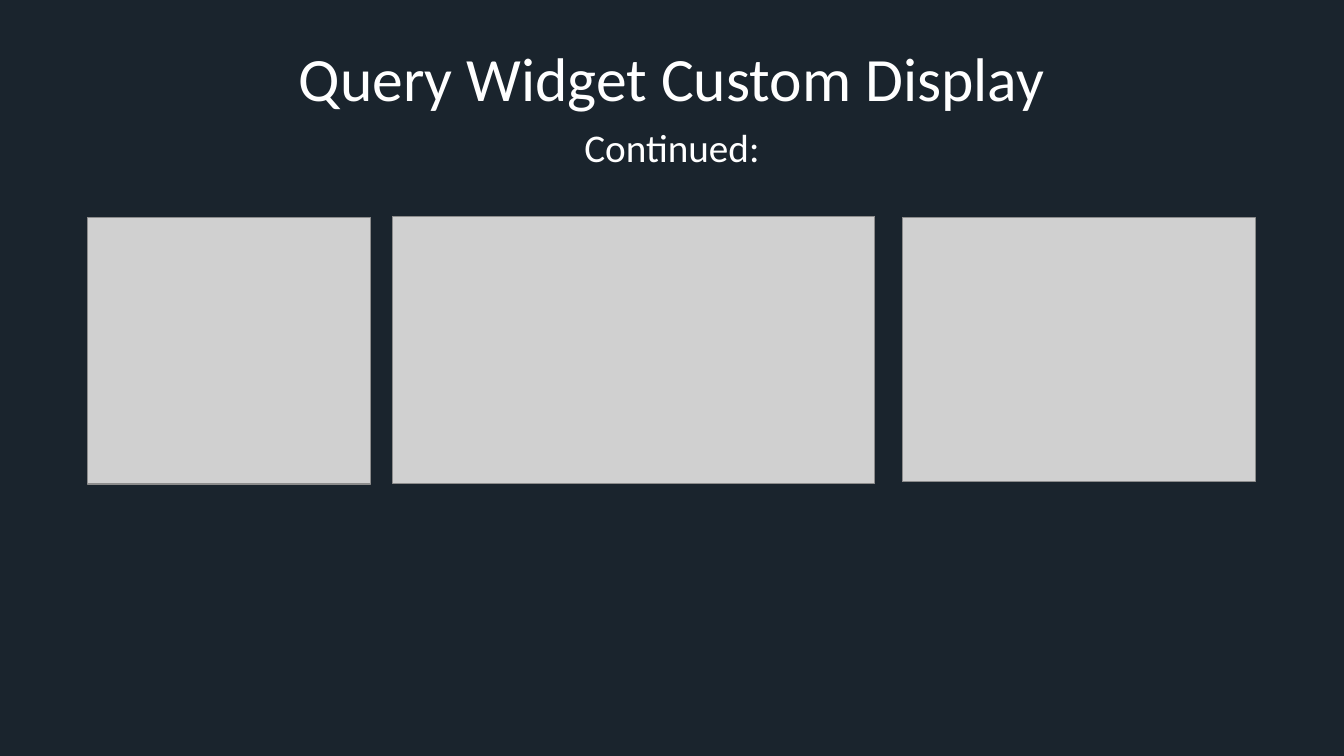
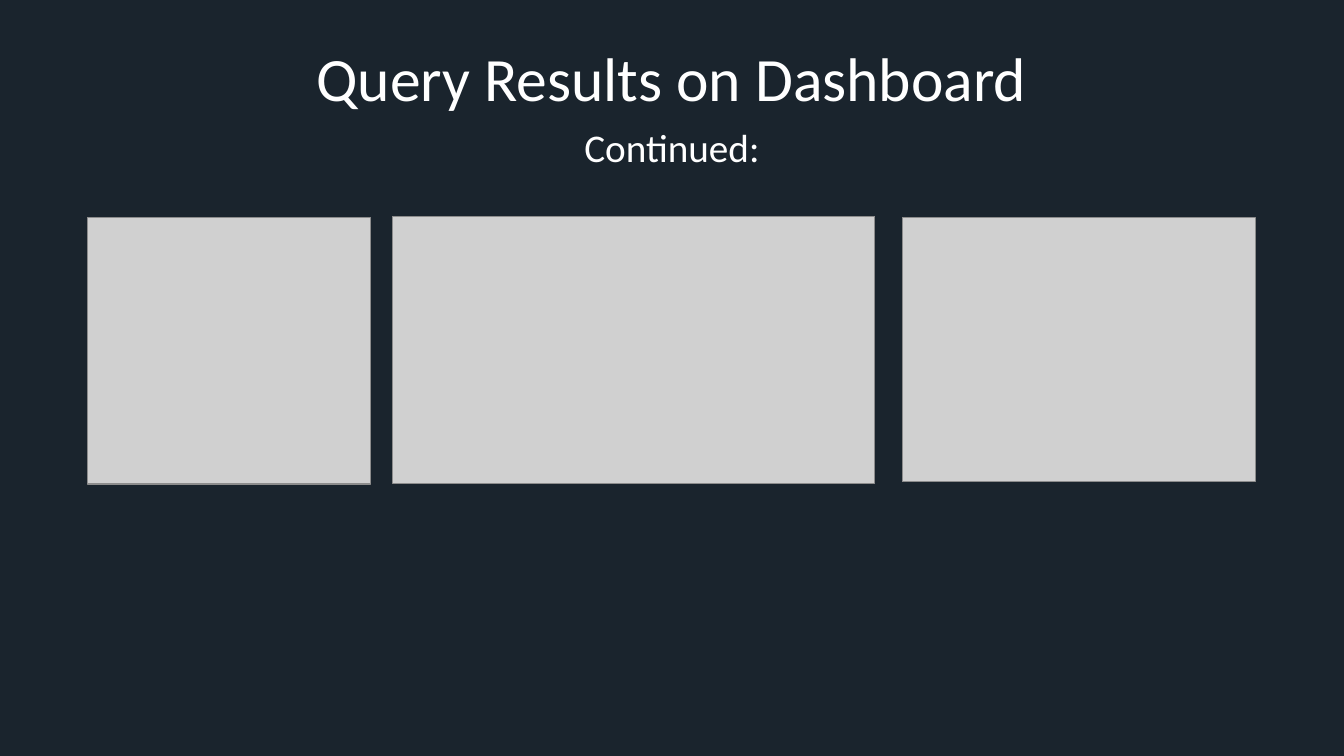
Before and after one commit to xresch/CoreFramework, a slide deck: slide 17 of docs/CFW_Features.pptx (slide 14 before the commit). Drawn at 1344x756 pixels with LibreOffice and Linux fonts; fonts in the diff are those of the drawing; grey boxes stand for pictures. Boxes give left, top, right and bottom in pixels: in the first picture for what was removed or moved away, otherwise in the second. Text is boxed around its words. In the diff, an @@ line names an element or a change of style, - is before the commit and + after.

```diff
--- a/docs/CFW_Features.pptx
+++ b/docs/CFW_Features.pptx
@@ title at (316,58,1026,111): text changed @@
-Query Widget Custom Display
+Query Results on Dashboard
```
Also in this commit, not shown: 8 other slides changed, 13 slides added, 2 other files.
